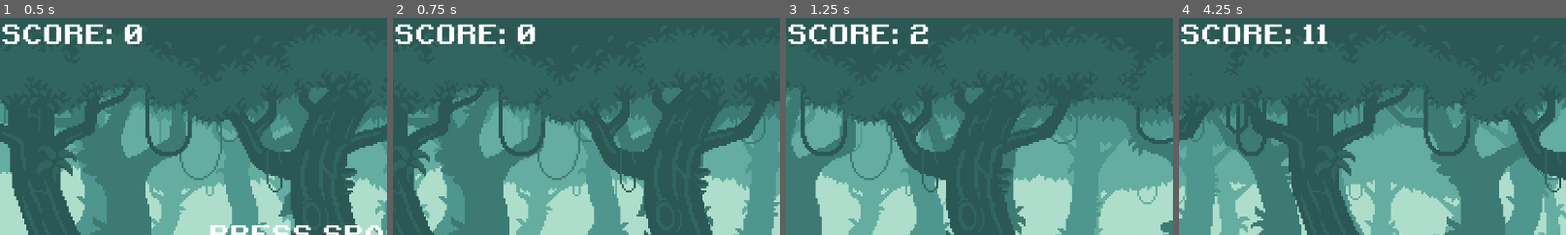
Above: before the commit, frames 1-4 (left to right).
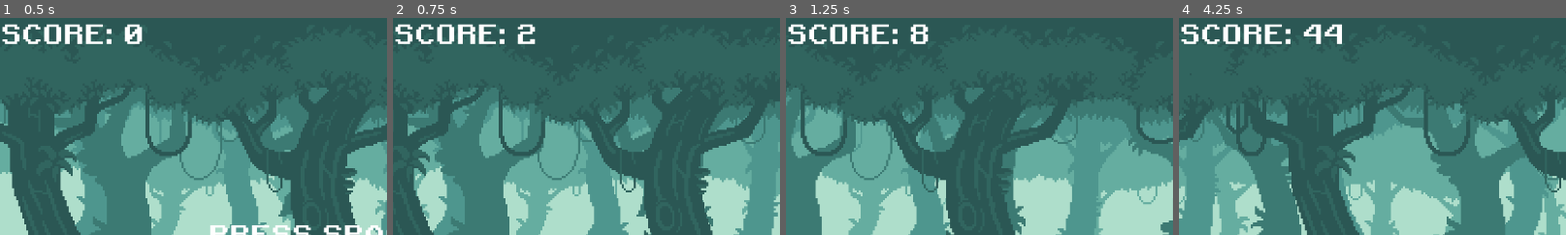
Above: after the commit, the same moments.

Repository: kraftw/Offline-Dinosaur-Game
Game: Godot game, scene res://scenes/main.tscn
Same seed, same stepped clock (60 frames per second), same inputs: the game is played once before the commit and once after it.
Inputs:
- Up to frame 1 (0.5 s): no input
- Up to frame 2 (0.75 s): tap Space at 0.5 s
- Up to frame 3 (1.25 s): tap Enter (ui_accept) at 0.77 s
- Up to frame 4 (4.25 s): tap Enter (ui_accept) at 1.52, 3.02, 3.77 s; hold Down (ui_down) 2.03-2.78 s
The pictures show only the part of the screen within x 0-50%, y 0-50%; the shares and areas given below are measured in that part.

Frame 1 is identical in both runs. In frame 2, 0.2% of the frame differs, in the area x 32-37%, y 4-13%; in frame 3, less than 0.1%; in frame 4, 0.7%, in the area x 32-43%, y 2-13%.

Commit message:
More Game Tweaks

Diff:
--- a/scenes/main.gd
+++ b/scenes/main.gd
@@ -15,7 +15,7 @@
 var difficulty
 const MAX_DIFFICULTY : int = 2
 var score : int
-const SCORE_MODIFIER : int = 100
+const SCORE_MODIFIER : int = 25
 @export var high_score : int
 var speed : float
 const START_SPEED : float = 5.0
@@ -106,7 +106,7 @@
 			if (randi() % 4) == 0:
 				# generate bird obstacles
 				obs = bird_scene.instantiate()
-				var obs_x : int = screen_size.x + score + 200
+				var obs_x : int = screen_size.x + score + 400
 				var obs_y : int = bird_heights[randi() % bird_heights.size()]
 				add_obs(obs, obs_x, obs_y)
 
